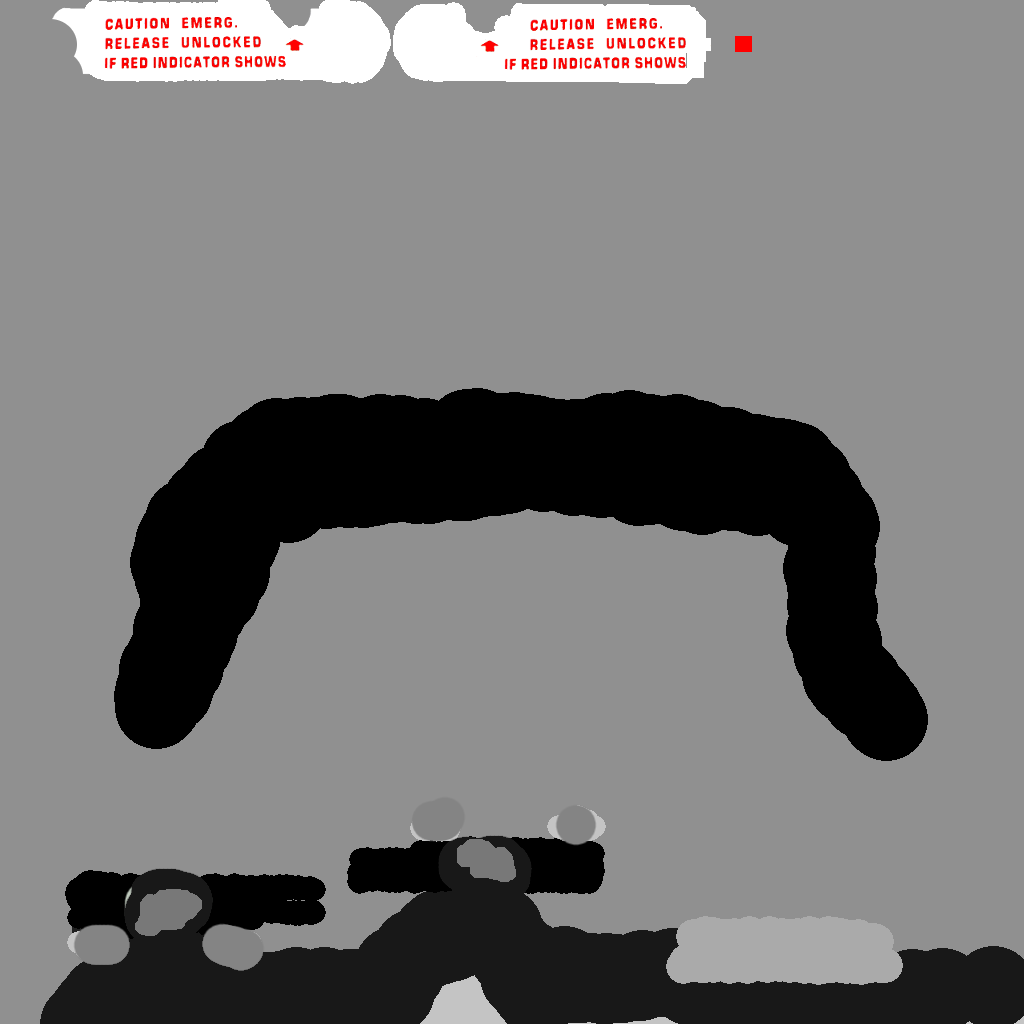
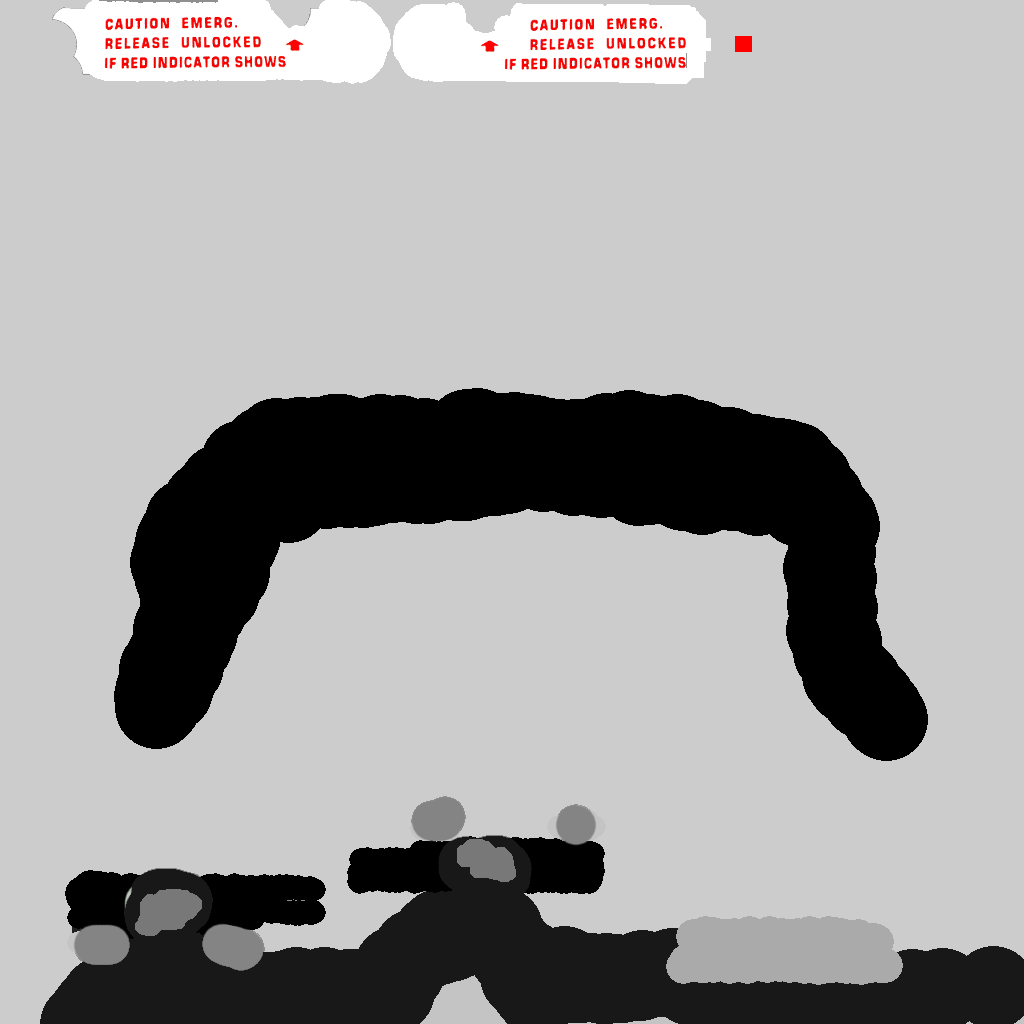
Comparing the layer stacks of the two (1024, 1024) images. Changes:
painted on "Background" over [left=0, top=0, right=1024, bottom=1024]
